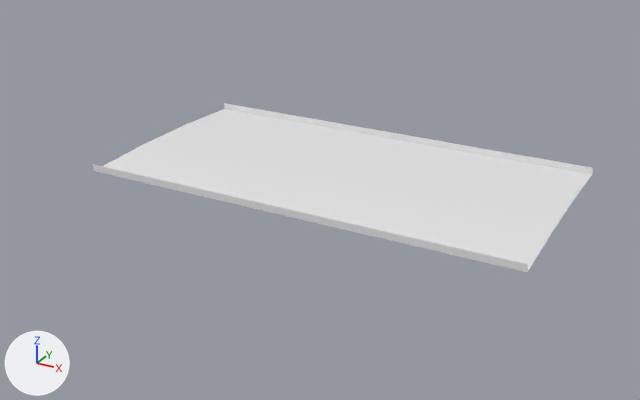
Two versions of the glTF model public/assets/gen4/models/track-04.glb, one commit apart.
Before and after are seen from a 50 mm camera at (331.6, -102.6, 45.9) aimed at (276.9, -3.0, -3.8). The axes (+X, +Y, +Z) are drawn at lower left. The lights are the same throughout. The first picture is the older version. Vertices at exactly the same position are counted once.

Script lines for the objects in view, before the commit:
```python
me_track_04 = bpy.data.meshes.new('track-04')
me_track_04.from_pydata(...)  # 819 vertices, 1488 faces; spans x 247.8..310.0, y -16.2..16.3, z -0.5..0.6
ob_track_04 = bpy.data.objects.new('track-04', me_track_04)
ob_track_04.location = (0.0, 0.0, 0.0)
```
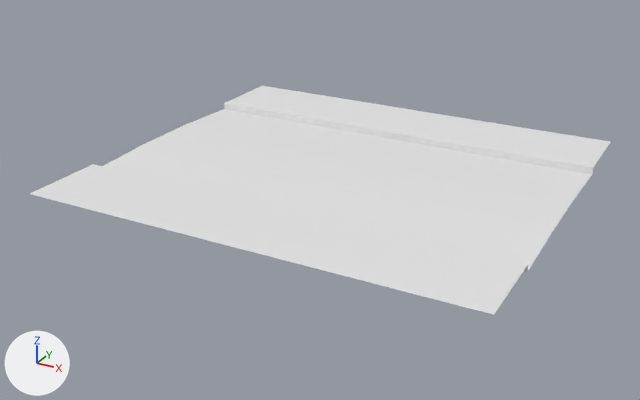
What differs and where, as boxes [x1, y1, x2, y2] in the pictures (640 x 400 px):
'track-04', reshaped (16% wider, 35% taller): before [93, 103, 593, 272]; after [30, 86, 610, 315]
part 1 of me_track_04, added: after [226, 86, 610, 167]
part 2 of me_track_04, added: after [30, 164, 528, 315]

The change in detail:
me_track_04 is used by ob_track_04; location (0.0, 0.0, 0.0).
me_track_04 had 819 vertices, 1488 faces and spanned x 247.8..310.0, y -16.2..16.3, z -0.5..0.6.
me_track_04 now has 945 vertices, 1736 faces and spans x 247.8..310.2, y -28.2..28.3, z -0.5..0.6.
Part 1, on me_track_04:
2 vertices are added at (307.4, 28.3, 0.5), (309.3, 28.3, 0.5).
55 new vertices lie (0.0, 12.0, 0.0) away from vertices in x 247.8..301.7, y 16.2, z 0.5..0.6.
6 new vertices lie (-0.1, 12.0, 0.0) away from vertices in x 302.7..308.5, y 16.2..16.3, z 0.5.
124 new faces join them.
Part 2, on me_track_04:
2 vertices are added at (309.2, -28.2, 0.5), (310.2, -28.2, 0.5).
56 new vertices lie (0.0, -12.0, 0.0) away from vertices in x 247.8..303.9, y -16.2, z 0.5..0.6.
5 new vertices lie (0.1, -12.0, 0.0) away from vertices in x 301.8..308.0, y -16.2, z 0.5.
124 new faces join them.
